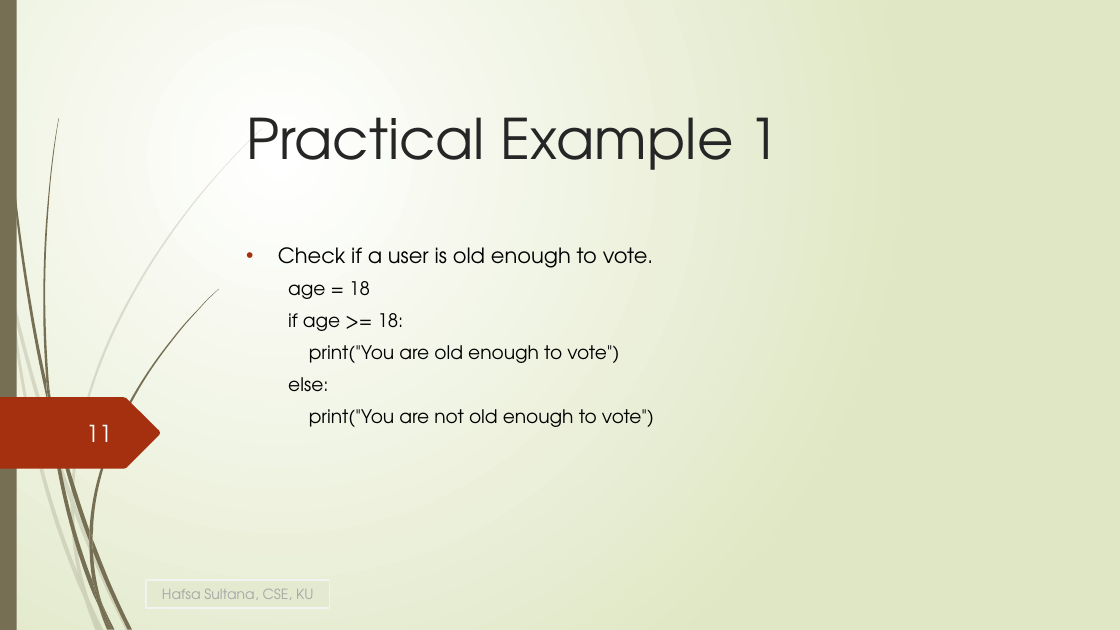
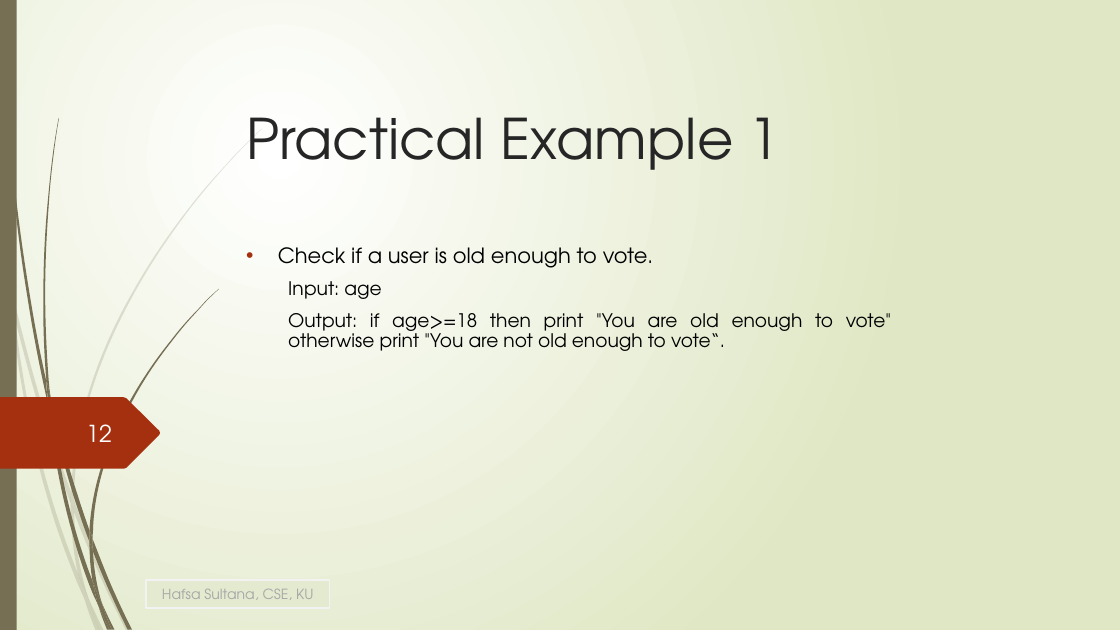
Before and after one commit to HafsaSultana/Python-Programming-Course-of-Bangladesh-Computer-Council, a slide deck: slide 12 of Lecture/Lecture6_If_Else.pptx (slide 11 before the commit). Drawn at 1120x630 pixels with LibreOffice and Linux fonts; fonts in the diff are those of the drawing. Boxes give left, top, right and bottom in pixels: in the first picture for what was removed or moved away, otherwise in the second. Text is boxed around its words. In the diff, an @@ line names an element or a change of style, - is before the commit and + after.

```diff
--- a/Lecture/Lecture6_If_Else.pptx
+++ b/Lecture/Lecture6_If_Else.pptx
@@ subtitle at (288, 281, 891, 351): text changed @@
-  age = 18
-  if age >= 18:
-  print("You are old enough to vote")
-  else:
-  print("You are not old enough to vote")
+  Input: age
+  Output: if age>=18 then print "You are old enough to vote" otherwise print "You are not old enough to vote“.
@@ page number at (86, 424, 112, 442): text changed @@
-11
+12
```
Also in this commit, not shown: 12 other slides changed, 4 slides added, 2 slides removed, 10 other files.
